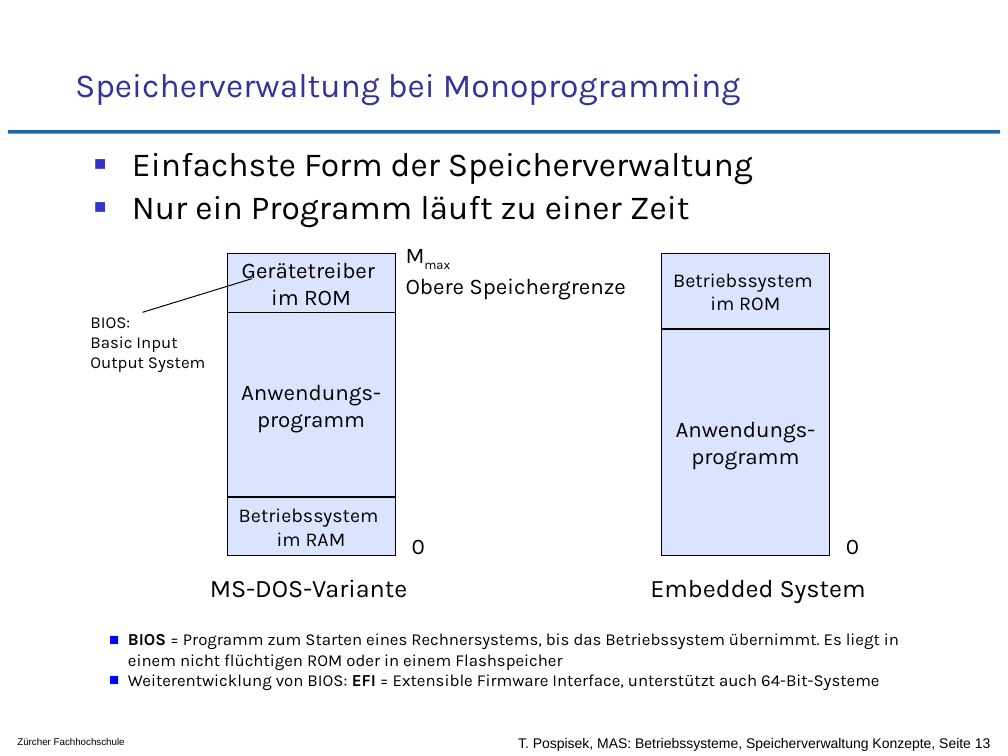
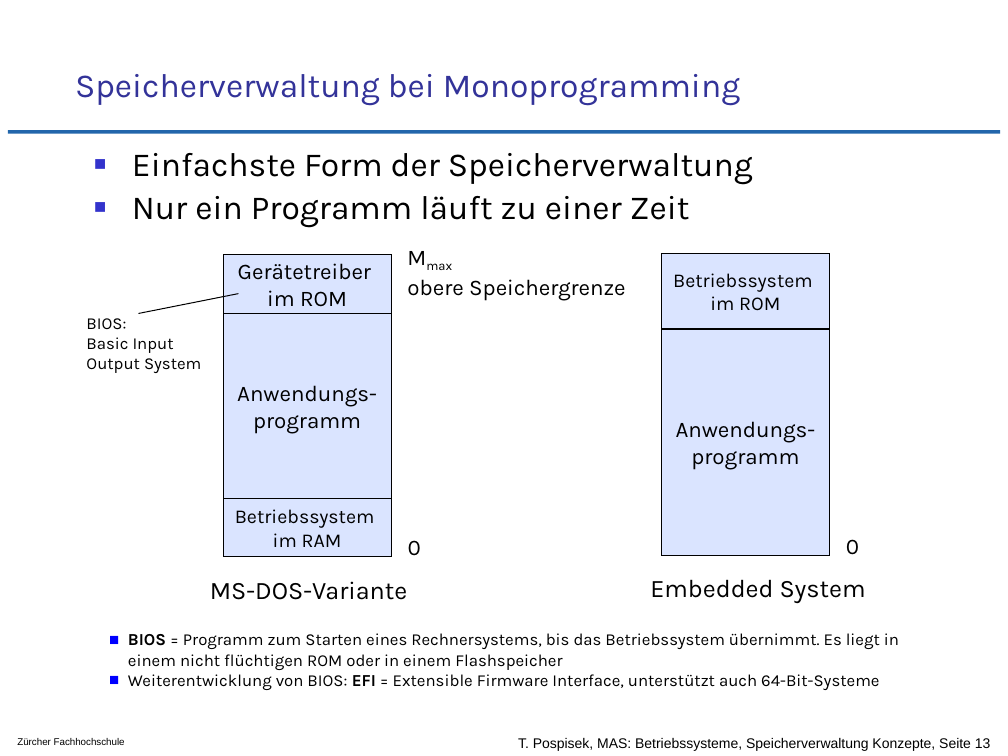
Before and after one commit to tpo/betriebssysteme, a slide deck: slide 13 of 10_Speicherverwaltung_Grundlegende_Konzepte.odp. Drawn at 1008x756 pixels with LibreOffice and Linux fonts; fonts in the diff are those of the drawing; background and template pictures are left out. Boxes give left, top, right and bottom in pixels: in the first picture for what was removed or moved away, otherwise in the second. Text is boxed around its words. In the diff, an @@ line names an element or a change of style, - is before the commit and + after.

```diff
--- a/10_Speicherverwaltung_Grundlegende_Konzepte.odp
+++ b/10_Speicherverwaltung_Grundlegende_Konzepte.odp
@@ 3 rectangles, 2 texts: place and size @@
-3 rectangles, 2 texts at bbox=[90, 253, 425, 555]
+3 rectangles, 2 texts at bbox=[86, 255, 421, 556]
@@ line moved from (143, 312) - (252, 278) to (139, 313) - (238, 293) @@
@@ text at bbox=[407, 279, 626, 301]: text changed @@
-Obere Speichergrenze
+obere Speichergrenze
```
Also in this commit, not shown: 2 other slides changed, 1 other file.
